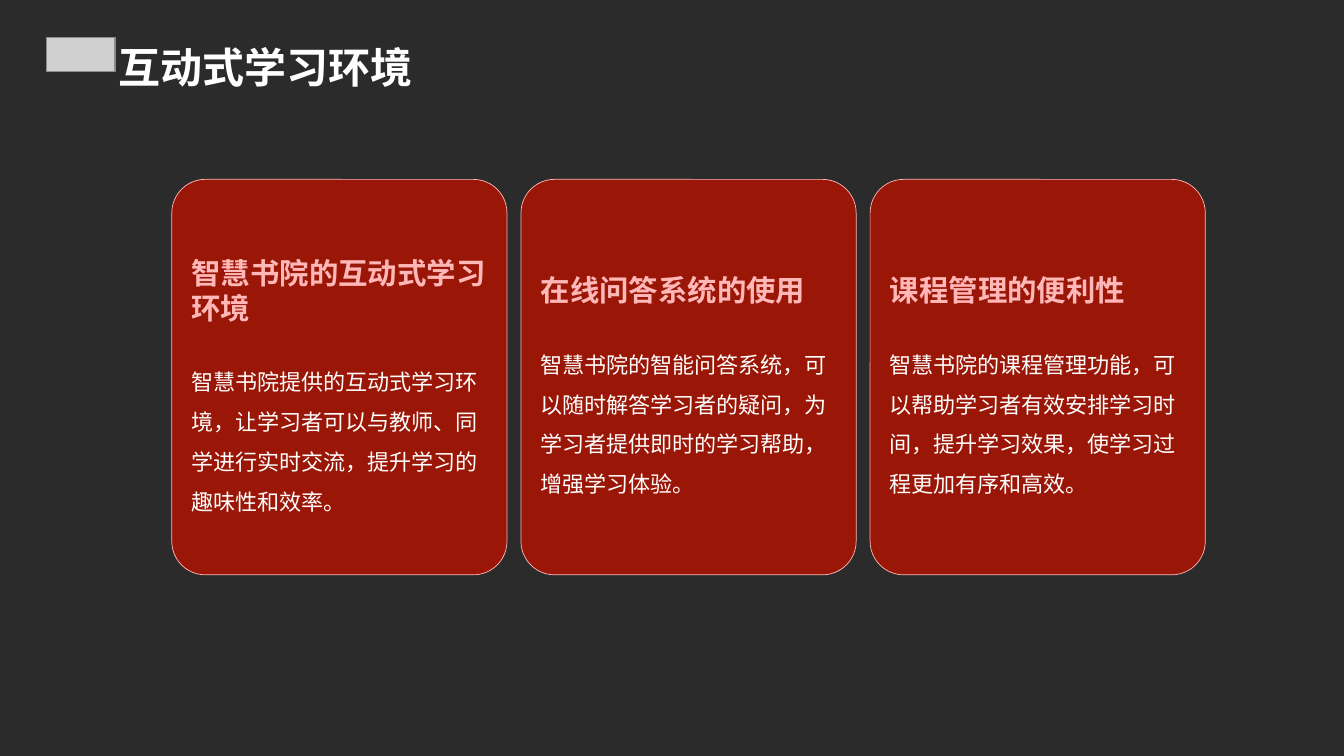
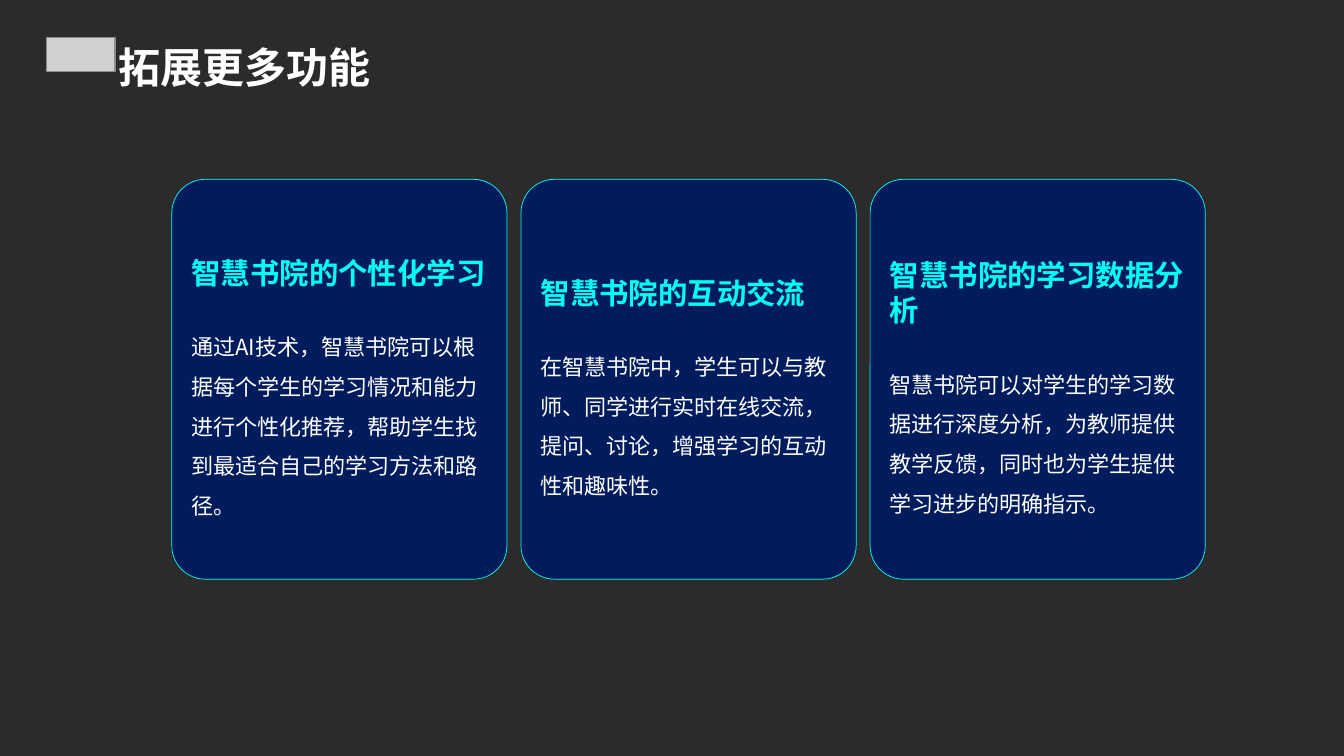
Before and after one commit to FlashLizard/Intelligent_Learning_Platform, a slide deck: slide 23 of src/generate_ppt/generate_ppt/ppttmp.ppt. Drawn at 1344x756 pixels with LibreOffice and Linux fonts; fonts in the diff are those of the drawing; grey boxes stand for pictures; background and template pictures are left out; a plain dark background stands for a picture behind light text. Boxes give left, top, right and bottom in pixels: in the first picture for what was removed or moved away, otherwise in the second. Text is boxed around its words. In the diff, an @@ line names an element or a change of style, - is before the commit and + after.

```diff
--- a/src/generate_ppt/generate_ppt/ppttmp.ppt
+++ b/src/generate_ppt/generate_ppt/ppttmp.ppt
@@ text at <box>118,47,370,87</box>: text changed @@
-互动式学习环境
+拓展更多功能
@@ rounded rectangle "智慧书院的个性化学习": place and size @@
-rounded rectangle "智慧书院的个性化学习" at <box>171,179,507,575</box>
+rounded rectangle "智慧书院的个性化学习" at <box>171,179,507,580</box>
@@ rounded rectangle "智慧书院的互动交流": place and size @@
-rounded rectangle "智慧书院的互动交流" at <box>521,179,857,575</box>
+rounded rectangle "智慧书院的互动交流" at <box>521,179,857,580</box>
@@ fill #9A1607 to #001C5C; outline #FFB7B7 0.5 pt to #00FFF8 0.5 pt in 3 elements at <box>171,179,507,580</box>, <box>521,179,857,580</box>, <box>870,179,1206,580</box> @@
@@ rounded rectangle "智慧书院的学习数据分析": place and size @@
-rounded rectangle "智慧书院的学习数据分析" at <box>870,179,1206,575</box>
+rounded rectangle "智慧书院的学习数据分析" at <box>870,179,1206,580</box>
@@ text in rounded rectangle at <box>192,259,486,516</box>: text changed @@
-智慧书院的互动式学习环境
-智慧书院提供的互动式学习环境，让学习者可以与教师、同学进行实时交流，提升学习的趣味性和效率。
+智慧书院的个性化学习
+通过AI技术，智慧书院可以根据每个学生的学习情况和能力进行个性化推荐，帮助学生找到最适合自己的学习方法和路径。
@@ text in rounded rectangle at <box>890,261,1184,514</box>: text changed @@
-课程管理的便利性
-智慧书院的课程管理功能，可以帮助学习者有效安排学习时间，提升学习效果，使学习过程更加有序和高效。
+智慧书院的学习数据分析
+智慧书院可以对学生的学习数据进行深度分析，为教师提供教学反馈，同时也为学生提供学习进步的明确指示。
@@ text in rounded rectangle at <box>541,279,827,496</box>: text changed @@
-在线问答系统的使用
-智慧书院的智能问答系统，可以随时解答学习者的疑问，为学习者提供即时的学习帮助，增强学习体验。
+智慧书院的互动交流
+在智慧书院中，学生可以与教师、同学进行实时在线交流，提问、讨论，增强学习的互动性和趣味性。
```
Also in this commit, not shown: 22 other slides changed, 3 slides removed, 3 other files.
